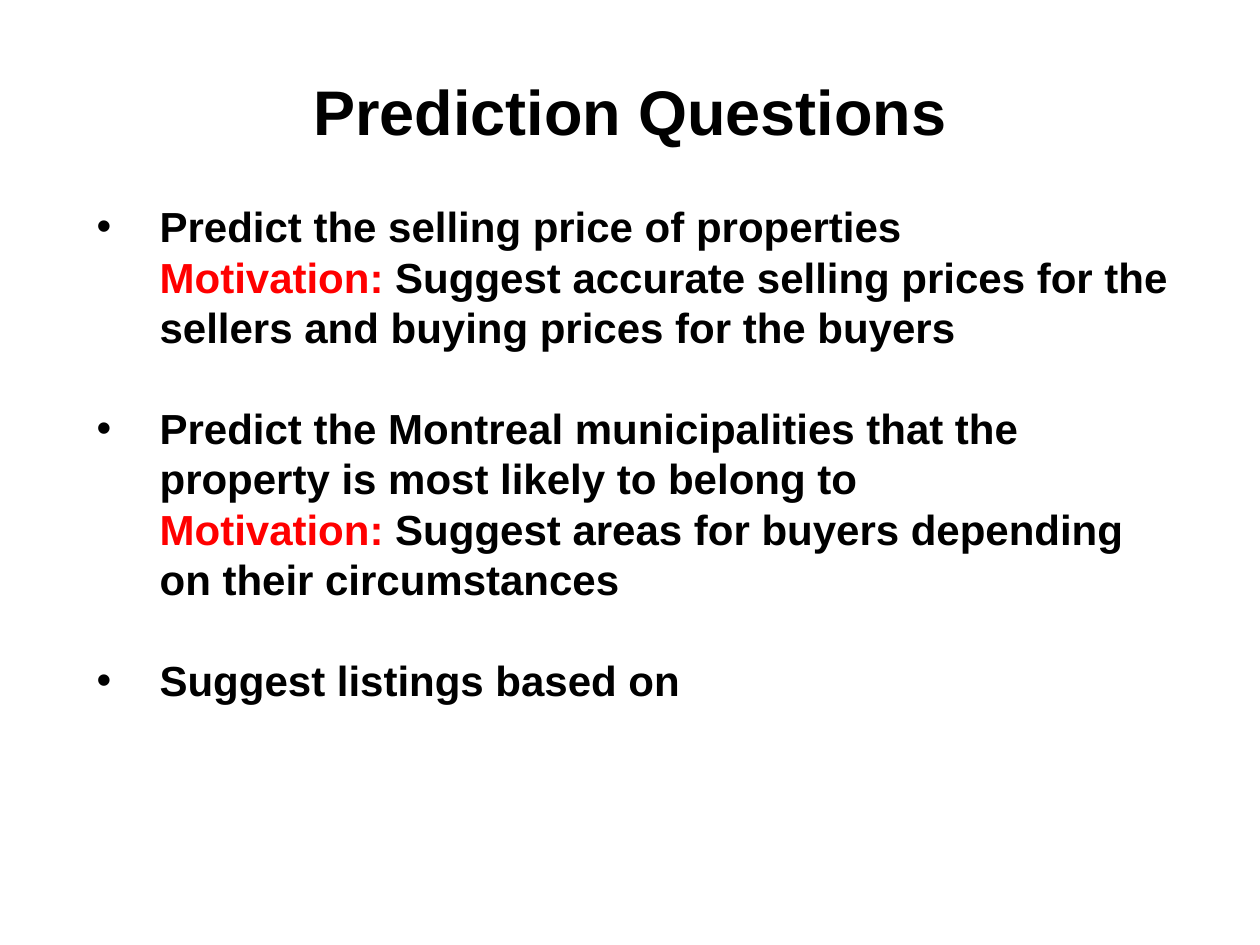
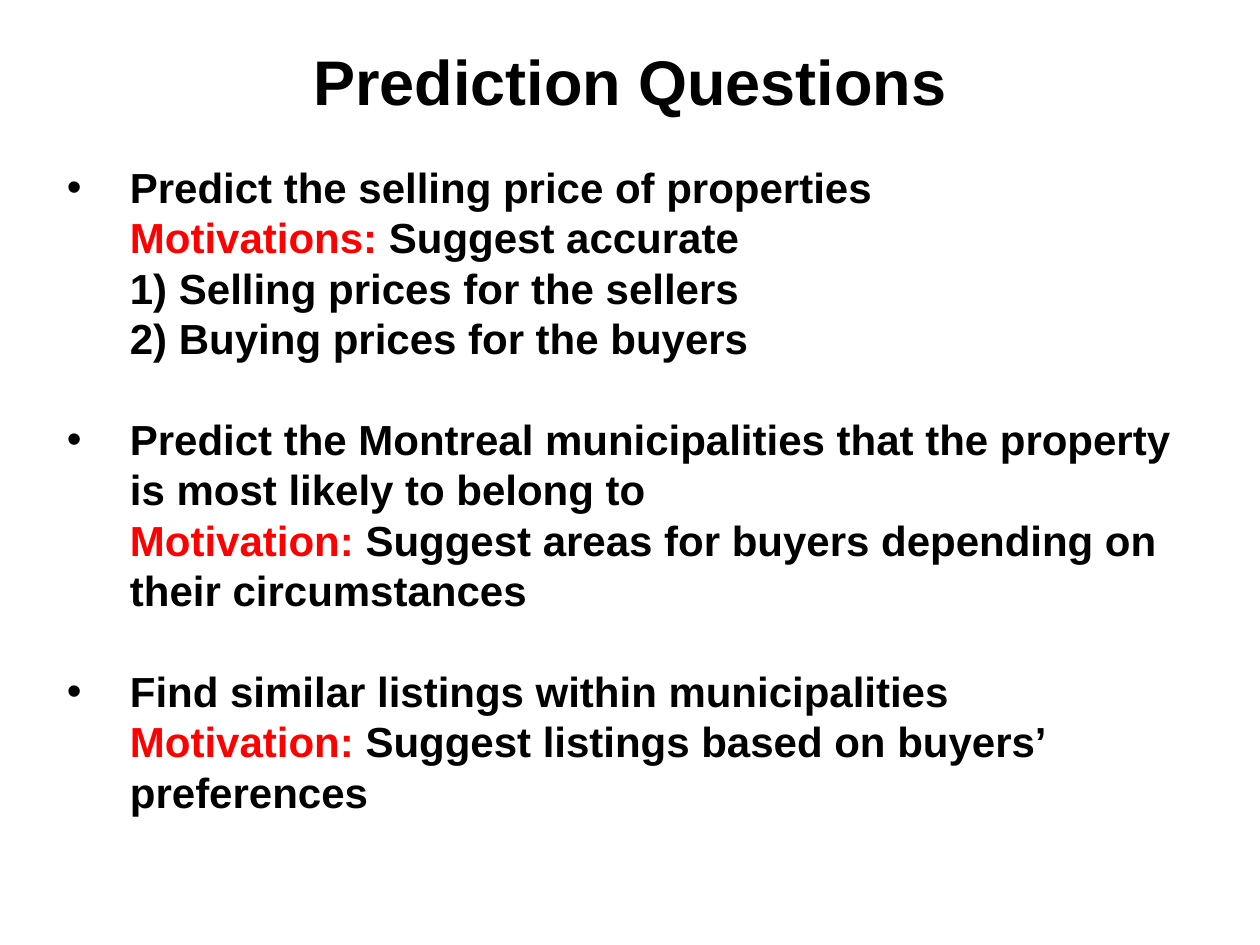
Before and after one commit to npow/centris, a slide deck: slide 2 of presentation/DaveNissanEmil2014MachineLearning.pptx. Drawn at 1260x945 pixels with LibreOffice and Linux fonts; fonts in the diff are those of the drawing. Boxes give left, top, right and bottom in pixels: in the first picture for what was removed or moved away, otherwise in the second. Text is boxed around its words. In the diff, an @@ line names an element or a change of style, - is before the commit and + after.

Commit message:
Update presentation
Update

```diff
--- a/presentation/DaveNissanEmil2014MachineLearning.pptx
+++ b/presentation/DaveNissanEmil2014MachineLearning.pptx
@@ text "Prediction Questions": place and size @@
-text "Prediction Questions" at [313,89,946,146]
+text "Prediction Questions" at [313,59,946,116]
@@ text "Predict the selling price of ...": place and size @@
-text "Predict the selling price of ..." at [160,211,1167,704]
+text "Predict the selling price of ..." at [130,172,1170,816]
@@ text at [130,222,748,363]: text changed @@
-Motivation: Suggest accurate selling prices for the sellers and buying prices for the buyers
+Motivations: Suggest accurate
+1) Selling prices for the sellers
+2) Buying prices for the buyers
@@ text at [130,676,1046,816]: text changed @@
-• Suggest listings based on
+• Find similar listings within municipalities
+Motivation: Suggest listings based on buyers’ preferences
```
Also in this commit, not shown: 2 other slides changed.
